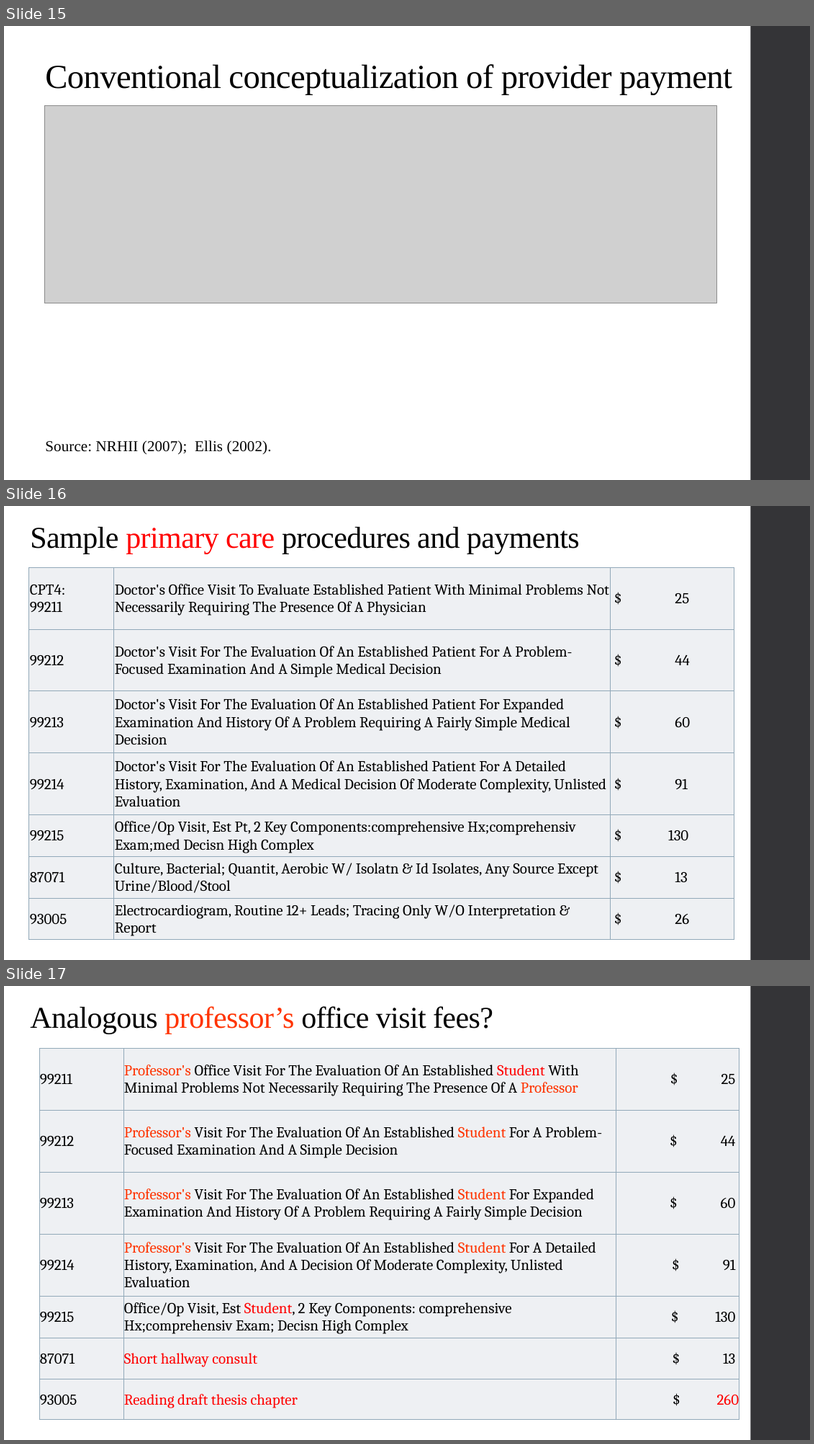
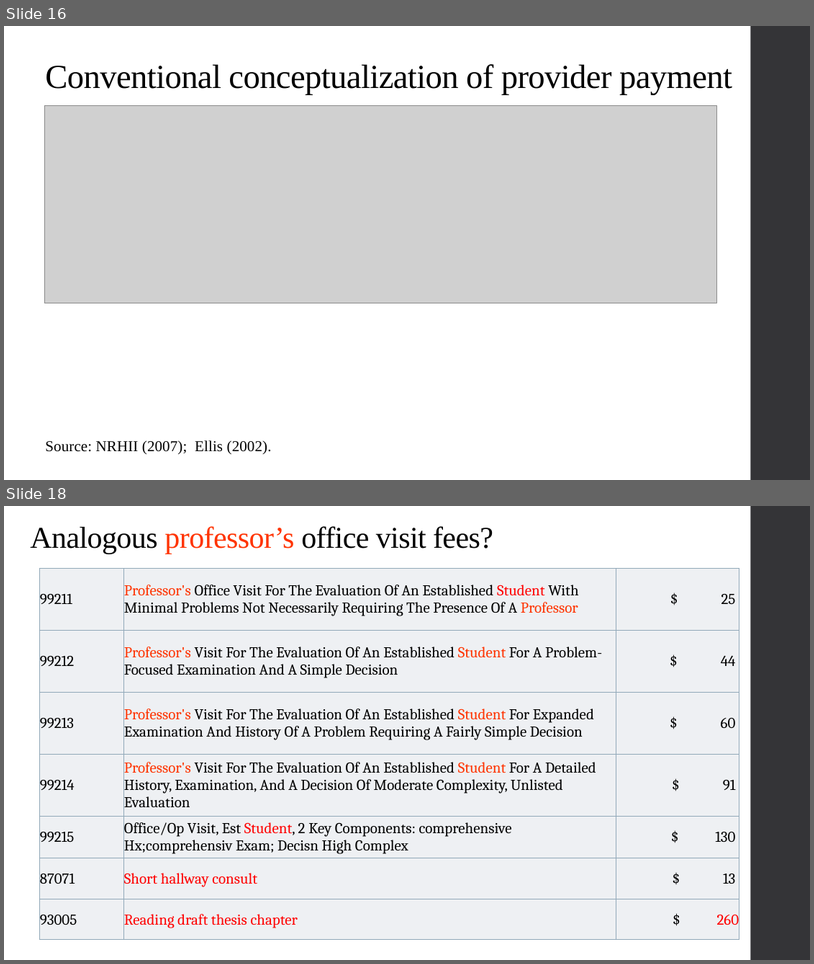
Before and after one commit to alex-hoagland/HAD6750H, a slide deck: Lecture04_ProviderPayment/L4Slides_ProviderPayment_2023W.pptx. Shown one above the other, each under a label of ours: slides 15, 16 and 17 before the commit, slides 16 and 18 after it; the slides between them are not shown. The pictures are 814x1444 and 814x964 pixels, drawn with LibreOffice and Linux fonts; fonts in the diff are those of the drawing; grey boxes stand for pictures. Boxes give left, top, right and bottom in pixels: in the first picture for what was removed or moved away, otherwise in the second. Text is boxed around its words. In the diff, an @@ line names an element or a change of style, - is before the commit and + after.

```diff
--- a/Lecture04_ProviderPayment/L4Slides_ProviderPayment_2023W.pptx
+++ b/Lecture04_ProviderPayment/L4Slides_ProviderPayment_2023W.pptx
@@ slide 16 removed at (4,506,810,960), background #FFFFFF; not listed: 1 template element that a slide beside it also shows @@
@@ title removed at (30,527,580,554) @@
-Sample primary care procedures and payments
@@ table removed at (29,568,735,939), 7 rows, 3 columns @@
-CPT4: / 99211 | Doctor's Office Visit To Evaluate Established Patient With Minimal Problems Not Necessarily Requiring The Presence Of A Physician | $ 25
-99212 | Doctor's Visit For The Evaluation Of An Established Patient For A Problem-Focused Examination And A Simple Medical Decision | $ 44
-99213 | Doctor's Visit For The Evaluation Of An Established Patient For Expanded Examination And History Of A Problem Requiring A Fairly Simple Medical Decision | $ 60
-99214 | Doctor's Visit For The Evaluation Of An Established Patient For A Detailed History, Examination, And A Medical Decision Of Moderate Complexity, Unlisted Evaluation | $ 91
-99215 | Office/Op Visit, Est Pt, 2 Key Components:comprehensive Hx;comprehensiv Exam;med Decisn High Complex | $ 130
-87071 | Culture, Bacterial; Quantit, Aerobic W/ Isolatn & Id Isolates, Any Source Except Urine/Blood/Stool | $ 13
-93005 | Electrocardiogram, Routine 12+ Leads; Tracing Only W/O Interpretation & Report | $ 26
@@ what was slide 15 is now slide 16 @@
@@ what was slide 17 is now slide 18 @@
```
Also in this commit, not shown: 4 slides changed, 3 slides added, 2 other slides removed.
